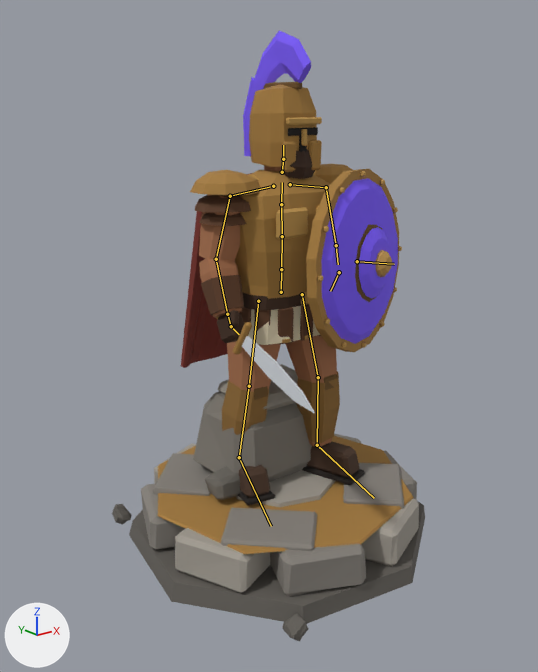
The glTF model web/public/models/gladiator.glb as it was, and as the next commit left it.
One viewpoint serves both versions: a camera (50 mm lens) standing at (-2.25, -2.71, 1.87) and looking at (-0.08, 0.0, 0.78). The lights are fixed; the arrows at lower left show +X, +Y and +Z. The older version comes first. The bones that bend it are drawn over the model as lines.

The first picture shows 'GladiatorBase', 'GladiatorBody', 'GladiatorProp'.
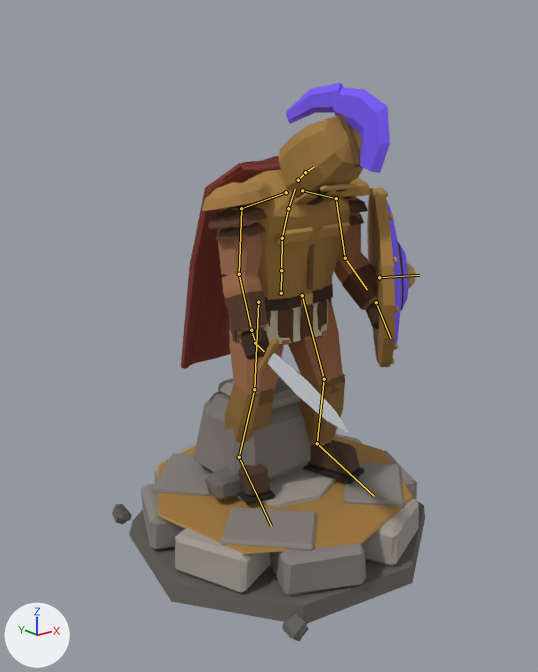
The newer file adds an action. The first version stands in its rest pose; the second is drawn at frame 62 of the action 'sulk'.

Where the change shows, as pixel boxes [x1, y1, x2, y2] in the pictures (538 x 672 px):
'GladiatorBody', posed (6% wider, 11% shorter)
    before: [181, 31, 402, 505]
    after: [181, 83, 416, 505]
bone 'Spine1', root to tip
    before: (282, 236) to (281, 204)
    after: (282, 238) to (288, 208)
bone 'Spine2', root to tip
    before: (281, 204) to (282, 182)
    after: (288, 208) to (295, 189)
bone 'Neck', root to tip
    before: (282, 172) to (283, 159)
    after: (298, 180) to (305, 172)
bone 'Head', root to tip
    before: (283, 159) to (283, 145)
    after: (305, 172) to (313, 167)
bone 'ShoulderL', root to tip
    before: (290, 184) to (326, 187)
    after: (302, 190) to (336, 198)
bone 'ArmL', root to tip
    before: (326, 187) to (336, 245)
    after: (336, 198) to (345, 258)
bone 'ForeArmL', root to tip
    before: (336, 245) to (338, 264)
    after: (345, 258) to (367, 289)
bone 'ShoulderR', root to tip
    before: (273, 186) to (230, 196)
    after: (286, 192) to (241, 208)
bone 'ArmR', root to tip
    before: (230, 196) to (216, 259)
    after: (241, 208) to (239, 274)
bone 'ForeArmR', root to tip
    before: (216, 259) to (227, 314)
    after: (239, 274) to (251, 330)
bone 'UpLegL', root to tip
    before: (302, 294) to (318, 377)
    after: (302, 295) to (324, 379)
bone 'LegL', root to tip
    before: (318, 377) to (317, 445)
    after: (324, 379) to (317, 443)
bone 'FootL', root to tip
    before: (317, 445) to (374, 498)
    after: (317, 443) to (374, 496)
bone 'UpLegR', root to tip
    before: (258, 301) to (249, 386)
    after: (258, 302) to (254, 389)
bone 'LegR', root to tip
    before: (249, 386) to (239, 457)
    after: (254, 389) to (239, 457)
bone 'FootR', root to tip
    before: (239, 457) to (271, 526)
    after: (239, 457) to (271, 525)

The change, as a diff of the scene's bpy script:
```diff
--- a/web/public/models/gladiator.glb.py
+++ b/web/public/models/gladiator.glb.py
@@ bone_spine1 @@
 bone_spine1 = bpy.data.objects['Gladiator'].pose.bones['Spine1']  # child of 'Spine'
-bone_spine1.rotation_quaternion = (1.0, 0.0, 0.0, 0.0)  # degrees (0, 0, 0)
+bone_spine1.rotation_quaternion = (0.986, 0.165, 0.0, 0.0)  # degrees (19, 0, 0)
@@ bone_spine2 @@
 bone_spine2 = bpy.data.objects['Gladiator'].pose.bones['Spine2']  # child of 'Spine1'
-bone_spine2.rotation_quaternion = (1.0, 0.0, 0.0, 0.0)  # degrees (0, 0, 0)
+bone_spine2.rotation_quaternion = (0.998, 0.066, 0.0, 0.0)  # degrees (8, 0, 0)
@@ bone_neck @@
 bone_neck = bpy.data.objects['Gladiator'].pose.bones['Neck']  # child of 'Spine2'
-bone_neck.rotation_quaternion = (1.0, 0.0, 0.0, 0.0)  # degrees (0, 0, 0)
+bone_neck.rotation_quaternion = (0.989, 0.148, 0.0, 0.0)  # degrees (17, 0, 0)
@@ bone_head @@
 bone_head = bpy.data.objects['Gladiator'].pose.bones['Head']  # child of 'Neck'
-bone_head.rotation_quaternion = (1.0, 0.0, 0.0, 0.0)  # degrees (0, 0, 0)
+bone_head.rotation_quaternion = (0.986, 0.165, 0.0, 0.0)  # degrees (19, 0, 0)
@@ bone_shoulderl @@
 bone_shoulderl = bpy.data.objects['Gladiator'].pose.bones['ShoulderL']  # child of 'Spine2'
-bone_shoulderl.rotation_quaternion = (1.0, 0.0, 0.0, 0.0)  # degrees (0, 0, 0)
+bone_shoulderl.rotation_quaternion = (0.998, -0.066, 0.006, -0.023)  # degrees (-8, 1, -3)
@@ bone_arml @@
 bone_arml = bpy.data.objects['Gladiator'].pose.bones['ArmL']  # child of 'ShoulderL'
-bone_arml.rotation_quaternion = (1.0, 0.0, 0.0, 0.0)  # degrees (0, 0, 0)
+bone_arml.rotation_quaternion = (0.971, -0.214, 0.0, -0.106)  # degrees (-25, -3, -12)
@@ bone_forearml @@
 bone_forearml = bpy.data.objects['Gladiator'].pose.bones['ForeArmL']  # child of 'ArmL'
-bone_forearml.rotation_quaternion = (1.0, 0.0, 0.0, 0.0)  # degrees (0, 0, 0)
+bone_forearml.rotation_quaternion = (0.893, -0.45, 0.0, 0.019)  # degrees (-53, 1, 2)
@@ bone_shoulderr @@
 bone_shoulderr = bpy.data.objects['Gladiator'].pose.bones['ShoulderR']  # child of 'Spine2'
-bone_shoulderr.rotation_quaternion = (1.0, 0.0, 0.0, 0.0)  # degrees (0, 0, 0)
+bone_shoulderr.rotation_quaternion = (0.998, -0.066, -0.006, 0.023)  # degrees (-8, -1, 3)
@@ bone_armr @@
 bone_armr = bpy.data.objects['Gladiator'].pose.bones['ArmR']  # child of 'ShoulderR'
-bone_armr.rotation_quaternion = (1.0, 0.0, 0.0, 0.0)  # degrees (0, 0, 0)
+bone_armr.rotation_quaternion = (0.95, -0.295, 0.0, 0.104)  # degrees (-34, 4, 11)
@@ bone_forearmr @@
 bone_forearmr = bpy.data.objects['Gladiator'].pose.bones['ForeArmR']  # child of 'ArmR'
-bone_forearmr.rotation_quaternion = (1.0, 0.0, 0.0, 0.0)  # degrees (0, 0, 0)
+bone_forearmr.rotation_quaternion = (0.994, 0.103, 0.0, 0.039)  # degrees (12, 0, 4)
@@ bone_uplegl @@
 bone_uplegl = bpy.data.objects['Gladiator'].pose.bones['UpLegL']  # child of 'Hips'
-bone_uplegl.rotation_quaternion = (1.0, 0.0, 0.0, 0.0)  # degrees (0, 0, 0)
+bone_uplegl.rotation_quaternion = (0.999, -0.051, -0.007, -0.008)  # degrees (-6, -1, -1)
@@ bone_legl @@
 bone_legl = bpy.data.objects['Gladiator'].pose.bones['LegL']  # child of 'UpLegL'
-bone_legl.rotation_quaternion = (1.0, 0.0, 0.0, 0.0)  # degrees (0, 0, 0)
+bone_legl.rotation_quaternion = (0.994, 0.109, 0.008, 0.008)  # degrees (12, 1, 1)
@@ bone_footl @@
 bone_footl = bpy.data.objects['Gladiator'].pose.bones['FootL']  # child of 'LegL'
-bone_footl.rotation_quaternion = (1.0, 0.0, 0.0, 0.0)  # degrees (0, 0, 0)
+bone_footl.rotation_quaternion = (0.998, -0.036, -0.015, -0.042)  # degrees (-4, -2, -5)
@@ bone_uplegr @@
 bone_uplegr = bpy.data.objects['Gladiator'].pose.bones['UpLegR']  # child of 'Hips'
-bone_uplegr.rotation_quaternion = (1.0, 0.0, 0.0, 0.0)  # degrees (0, 0, 0)
+bone_uplegr.rotation_quaternion = (-0.999, 0.052, -0.005, -0.005)  # degrees (-6, 1, 1)
@@ bone_legr @@
 bone_legr = bpy.data.objects['Gladiator'].pose.bones['LegR']  # child of 'UpLegR'
-bone_legr.rotation_quaternion = (1.0, 0.0, 0.0, 0.0)  # degrees (0, 0, 0)
+bone_legr.rotation_quaternion = (0.994, 0.109, -0.008, -0.007)  # degrees (12, -1, -1)
@@ bone_footr @@
 bone_footr = bpy.data.objects['Gladiator'].pose.bones['FootR']  # child of 'LegR'
-bone_footr.rotation_quaternion = (1.0, 0.0, 0.0, 0.0)  # degrees (0, 0, 0)
+bone_footr.rotation_quaternion = (0.998, -0.048, 0.009, 0.029)  # degrees (-6, 1, 3)
```
